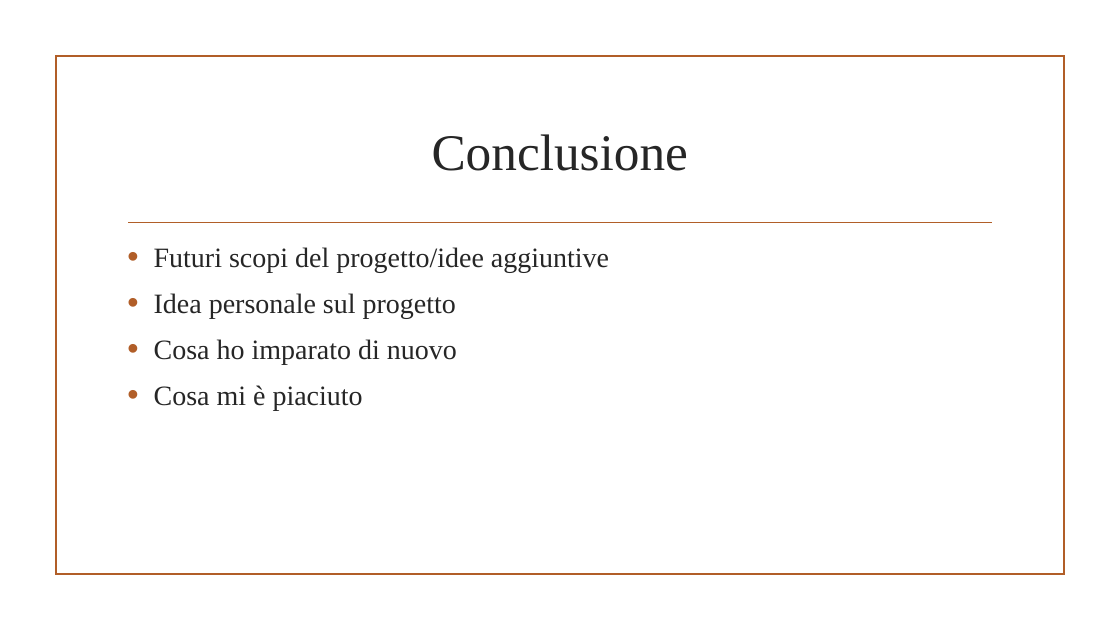
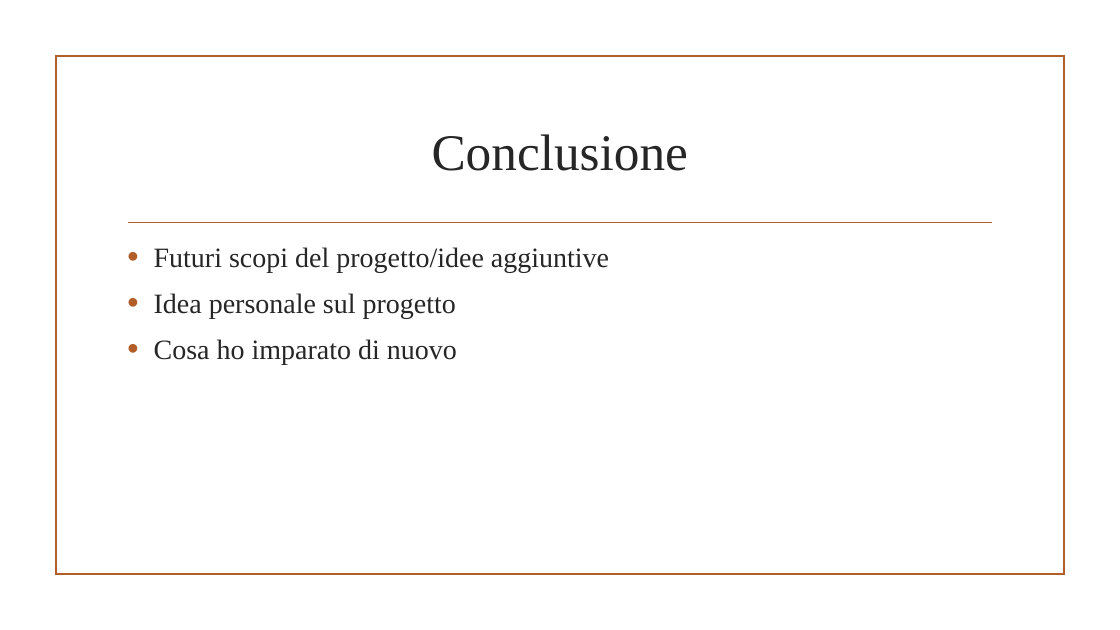
Before and after one commit to JariNaeser/Progetto1, a slide deck: slide 6 of doc/Presentazione progetto.pptx. Drawn at 1120x630 pixels with LibreOffice and Linux fonts; fonts in the diff are those of the drawing; background and template pictures are left out. Boxes give left, top, right and bottom in pixels: in the first picture for what was removed or moved away, otherwise in the second. Text is boxed around its words. In the diff, an @@ line names an element or a change of style, - is before the commit and + after.

```diff
--- a/doc/Presentazione progetto.pptx
+++ b/doc/Presentazione progetto.pptx
@@ text at (x1=154, y1=385, x2=363, y2=411): paragraph removed @@
-• Cosa mi è piaciuto
```
Also in this commit, not shown: 1 other slide changed.
